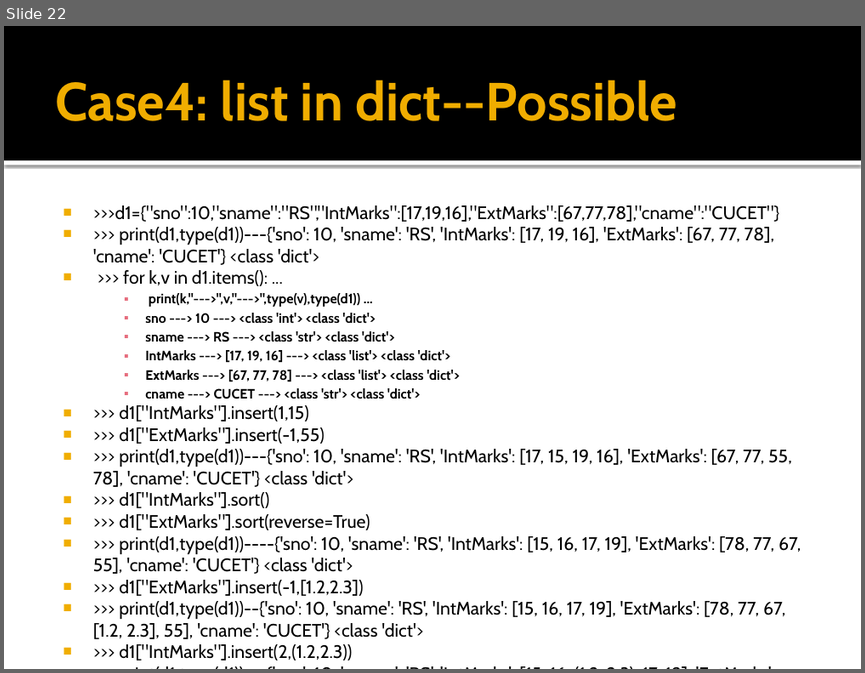
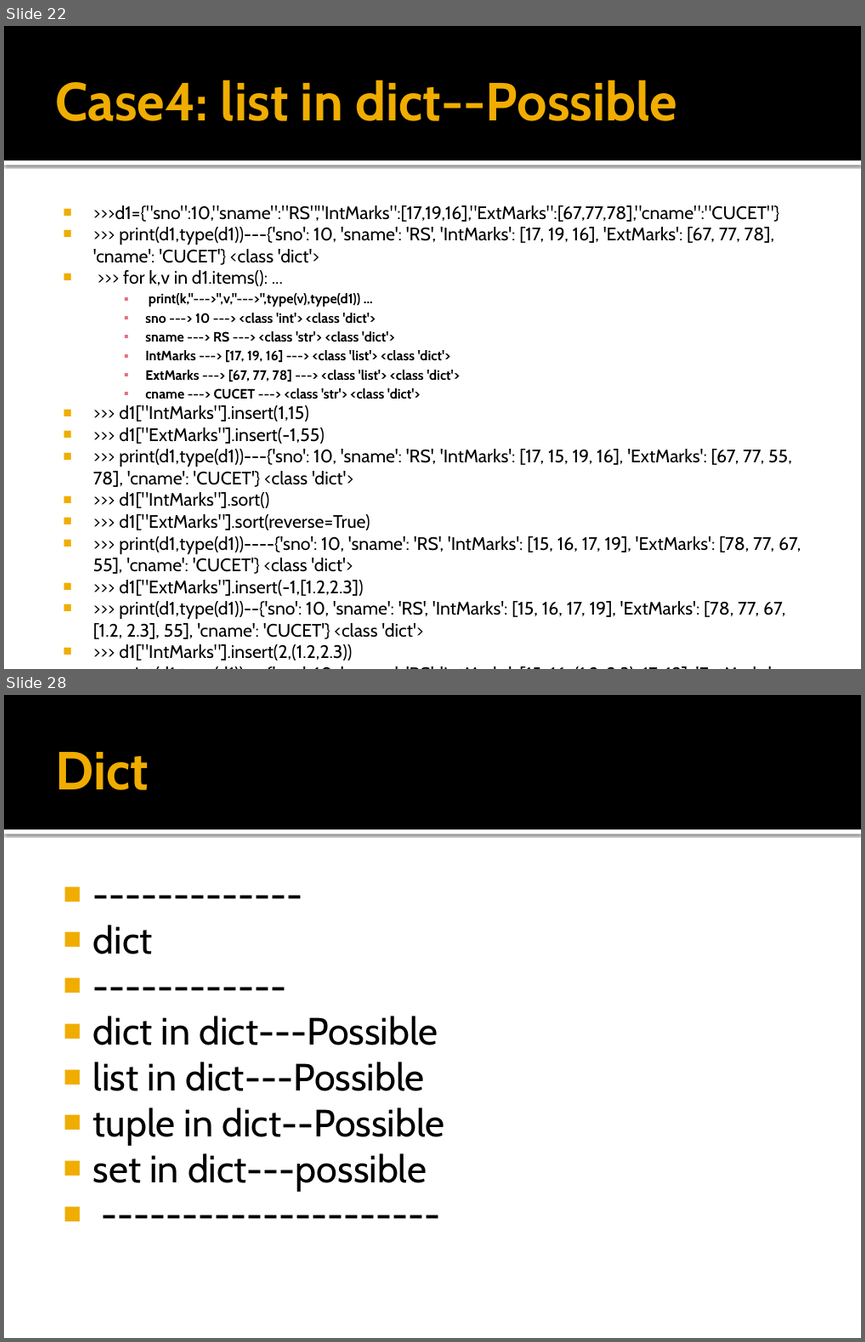
Before and after one commit to Pravesh4929/Python-Hub, a slide deck: (43)Combination of dict with dict,set,tuple and list.pptx. Shown one above the other, each under a label of ours: slide 22 before the commit, slides 22 and 28 after it; the slides between them are not shown. The pictures are 865x673 and 865x1342 pixels, drawn with LibreOffice and Linux fonts; fonts in the diff are those of the drawing. Boxes give left, top, right and bottom in pixels: in the first picture for what was removed or moved away, otherwise in the second. Text is boxed around its words. In the diff, an @@ line names an element or a change of style, - is before the commit and + after.

```diff
--- a/(43)Combination of dict with dict,set,tuple and list.pptx
+++ b/(43)Combination of dict with dict,set,tuple and list.pptx
@@ slide 28 added at <box>4,695,861,1338</box>, background #FFFFFF; not listed: 2 template elements that a slide beside it also shows @@
@@ title added at <box>55,752,148,790</box>, 45 pt, text #F0AD00, bold @@
+Dict
@@ text added at <box>93,925,444,1191</box>, 32 pt, text #000000 @@
+■ -------------
+■ dict
+■ ------------
+■ dict in dict---Possible
+■ list in dict---Possible
+■ tuple in dict--Possible
+■ set in dict---possible
+■ ---------------------
```
Also in this commit, not shown: 13 other slides added, 1 slide removed, 2 other files.
